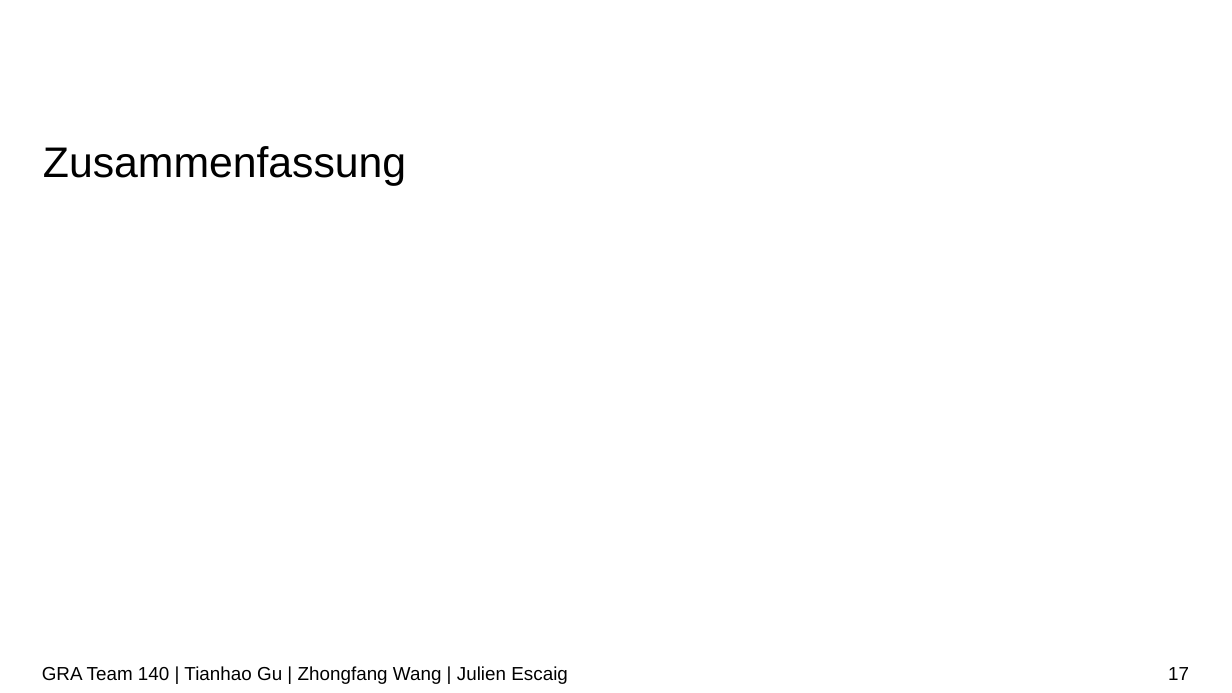
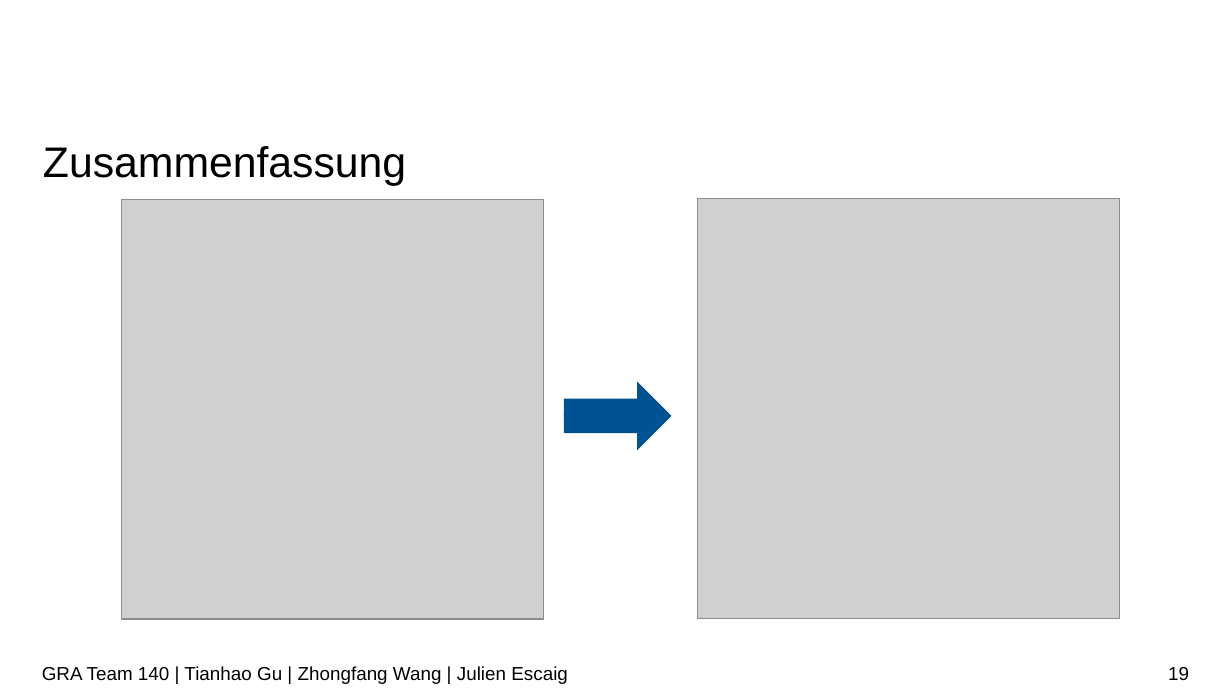
Before and after one commit to tianhaogutum/1, a slide deck: slide 19 of Vortrag/Vortrag.pptx (slide 17 before the commit). Drawn at 1232x693 pixels with LibreOffice and Linux fonts; fonts in the diff are those of the drawing; grey boxes stand for pictures; background and template pictures are left out. Boxes give left, top, right and bottom in pixels: in the first picture for what was removed or moved away, otherwise in the second. Text is boxed around its words. In the diff, an @@ line names an element or a change of style, - is before the commit and + after.

```diff
--- a/Vortrag/Vortrag.pptx
+++ b/Vortrag/Vortrag.pptx
@@ picture added at box(122, 200, 545, 618) @@
@@ picture added at box(697, 198, 1120, 618) @@
@@ right arrow added at box(564, 382, 671, 451), fill #005293 @@
@@ right arrow added at box(564, 411, 570, 418), fill #005293 @@
@@ page number at box(1168, 667, 1189, 680): text changed @@
-17
+19
```
Also in this commit, not shown: 9 other slides changed, 3 slides added, 1 slide removed, 3 other files.
